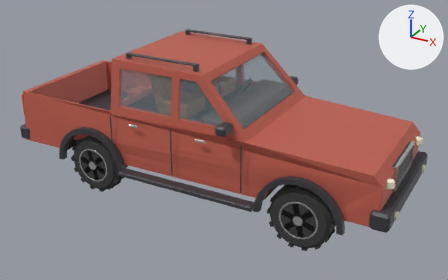
An edit to the glTF model public/games/flip/iaz.glb, drawn before and after from the same camera.
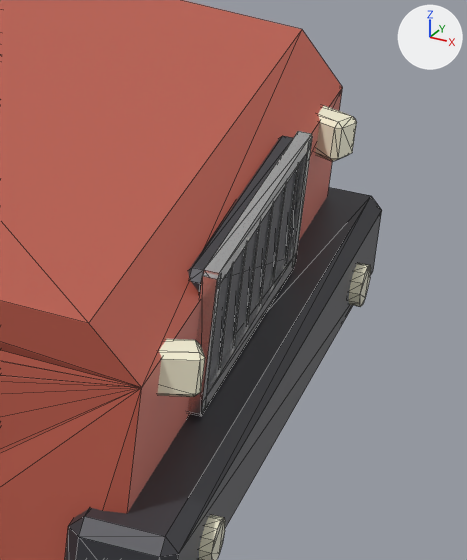
Old and new are each drawn whole from a camera (50 mm lens) standing at (3.88, -6.75, 4.09) and looking at (0.19, -0.03, 0.73) and again close up on the part from 80% to 99% of the width and 42% to 78% of the height. The axes (+X, +Y, +Z) are drawn at upper right. The lights are the same throughout. The older version's two pictures come first. The close-ups show mesh edges as thin lines. Vertices at exactly the same position are counted once.

Names of what the first close-up shows: 'Body.002', 'Chrome.002', 'Dark.002', 'Headlight.002'.
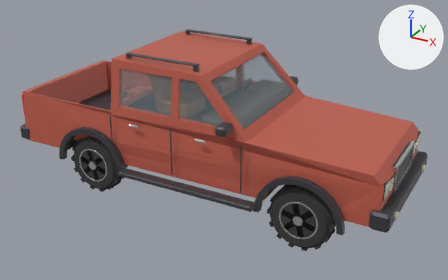
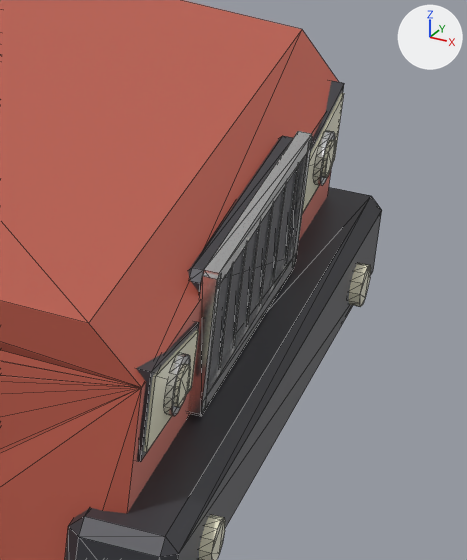
Changed parts and their boxes (x1, y1, x2, y2) in the close-ups (467 x 560 px):
'Dark.002', reshaped: before (65, 136, 382, 560); after (65, 81, 382, 560)
'Chrome.002', reshaped: before (188, 131, 313, 416); after (165, 130, 335, 416)
'Headlight.002', reshaped: before (157, 105, 371, 560); after (144, 93, 371, 560)
part 1 of me_chrome_002, added: after (314, 130, 335, 185)
part 2 of me_chrome_002, added: after (165, 353, 190, 416)
part 3 of me_dark_002, added: after (136, 81, 344, 462)
part 4 of me_headlight_002, added: after (323, 140, 336, 178)
part 5 of me_headlight_002, added (pale yellow): after (175, 364, 191, 408)
part 6 of me_headlight_002, reshaped: before (157, 105, 357, 397); after (144, 93, 344, 452)

The change, as a list of edits to the scene's bpy script:
```text
Change me_chrome_002:
    used by ob_chrome_002; location = (0.0, 0.0, 0.0)
    remove me_chrome_002.from_pydata(...)  # 220 vertices, 372 faces; spans x -2.69..2.59, y -0.96..0.96, z 0.38..1.54
    add me_chrome_002.from_pydata(...)  # 284 vertices, 492 faces; spans x -2.69..2.59, y -0.96..0.96, z 0.38..1.54
    me_chrome_002 part 1: a new loose piece of 32 vertices spanning x 2.57..2.59, y 0.57..0.69, z 0.85..0.97, in mat_chrome (white #e7e7e7)
    me_chrome_002 part 2: a new loose piece of 32 vertices spanning x 2.57..2.59, y -0.69..-0.57, z 0.85..0.97, in mat_chrome (white #e7e7e7)
Change me_dark_002:
    used by ob_dark_002; location = (0.0, 0.0, 0.0)
    remove me_dark_002.from_pydata(...)  # 644 vertices, 1180 faces; spans x -2.68..2.68, y -1.09..1.09, z 0.38..1.97
    add me_dark_002.from_pydata(...)  # 660 vertices, 1204 faces; spans x -2.68..2.68, y -1.09..1.09, z 0.38..1.97
    me_dark_002 part 3
    8 vertices are added at x 2.53, y -0.82..0.82, z 0.81..1.02
    8 new vertices lie (0.04, 0.0, 0.0) away from vertices in x 2.53, y -0.82..0.82, z 0.81..1.02
    24 new faces join them
    other edits to the shape of me_dark_002 do not show in these pictures
Change me_headlight_002:
    used by ob_headlight_002; location = (0.0, 0.0, 0.0)
    remove me_headlight_002.from_pydata(...)  # 96 vertices, 176 faces; spans x 2.33..2.71, y -0.79..0.79, z 0.55..1.01
    add me_headlight_002.from_pydata(...)  # 128 vertices, 232 faces; spans x 2.53..2.71, y -0.8..0.8, z 0.55..1.01
    me_headlight_002 part 4: a new loose piece of 32 vertices spanning x 2.58..2.59, y 0.59..0.68, z 0.87..0.96, in mat_headlight (pale yellow #f9f6da)
    me_headlight_002 part 5: a new loose piece of 32 vertices spanning x 2.58..2.59, y -0.68..-0.59, z 0.87..0.96, in mat_headlight (pale yellow #f9f6da)
    me_headlight_002 part 6
    48 vertices are removed from x 2.33..2.63, y -0.79..0.79, z 0.91..1.01
    88 faces are deleted
    8 vertices are added at x 2.53, y -0.8..0.8, z 0.82..1.01
    8 new vertices lie (0.04, 0.0, 0.0) away from vertices in x 2.53, y -0.8..0.8, z 0.82..1.01
    24 new faces join them
```
